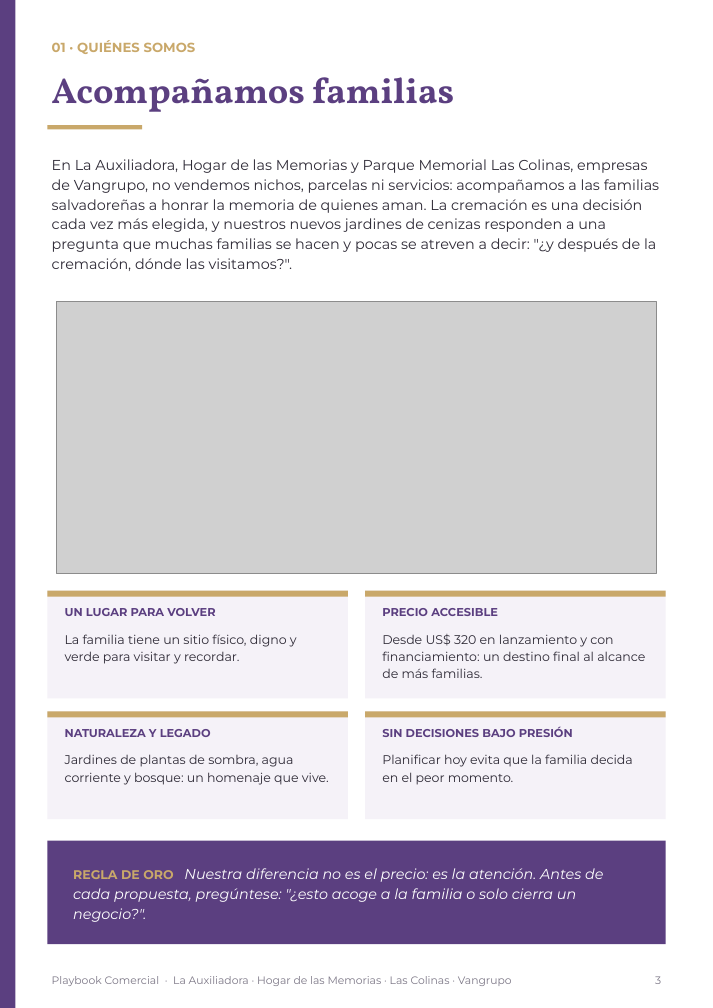
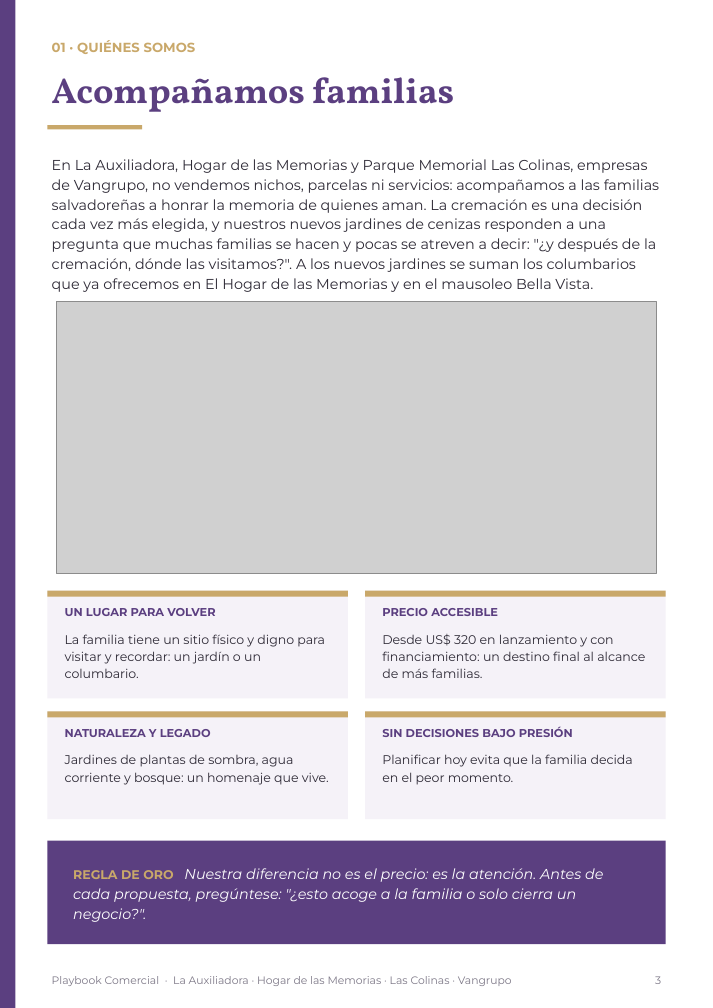
Before and after one commit to os267/teste, a slide deck: slide 3 of playbook/salida/Playbook_Comercial_Cremacion_Vangrupo_Vertical.pptx. Drawn at 713x1008 pixels with LibreOffice and Linux fonts; fonts in the diff are those of the drawing; grey boxes stand for pictures. Boxes give left, top, right and bottom in pixels: in the first picture for what was removed or moved away, otherwise in the second. Text is boxed around its words. In the diff, an @@ line names an element or a change of style, - is before the commit and + after.

```diff
--- a/playbook/salida/Playbook_Comercial_Cremacion_Vangrupo_Vertical.pptx
+++ b/playbook/salida/Playbook_Comercial_Cremacion_Vangrupo_Vertical.pptx
@@ text at (52,159,659,292): text changed @@
-En La Auxiliadora, Hogar de las Memorias y Parque Memorial Las Colinas, empresas de Vangrupo, no vendemos nichos, parcelas ni servicios: acompañamos a las familias salvadoreñas a honrar la memoria de quienes aman. La cremación es una decisión cada vez más elegida, y nuestros nuevos jardines de cenizas responden a una pregunta que muchas familias se hacen y pocas se atreven a decir: "¿y después de la cremación, dónde las visitamos?".
+En La Auxiliadora, Hogar de las Memorias y Parque Memorial Las Colinas, empresas de Vangrupo, no vendemos nichos, parcelas ni servicios: acompañamos a las familias salvadoreñas a honrar la memoria de quienes aman. La cremación es una decisión cada vez más elegida, y nuestros nuevos jardines de cenizas responden a una pregunta que muchas familias se hacen y pocas se atreven a decir: "¿y después de la cremación, dónde las visitamos?". A los nuevos jardines se suman los columbarios que ya ofrecemos en El Hogar de las Memorias y en el mausoleo Bella Vista.
@@ text at (65,634,325,678): text changed @@
-La familia tiene un sitio físico, digno y verde para visitar y recordar.
+La familia tiene un sitio físico y digno para visitar y recordar: un jardín o un columbario.
```
Also in this commit, not shown: 8 other slides changed, 12 other files.
